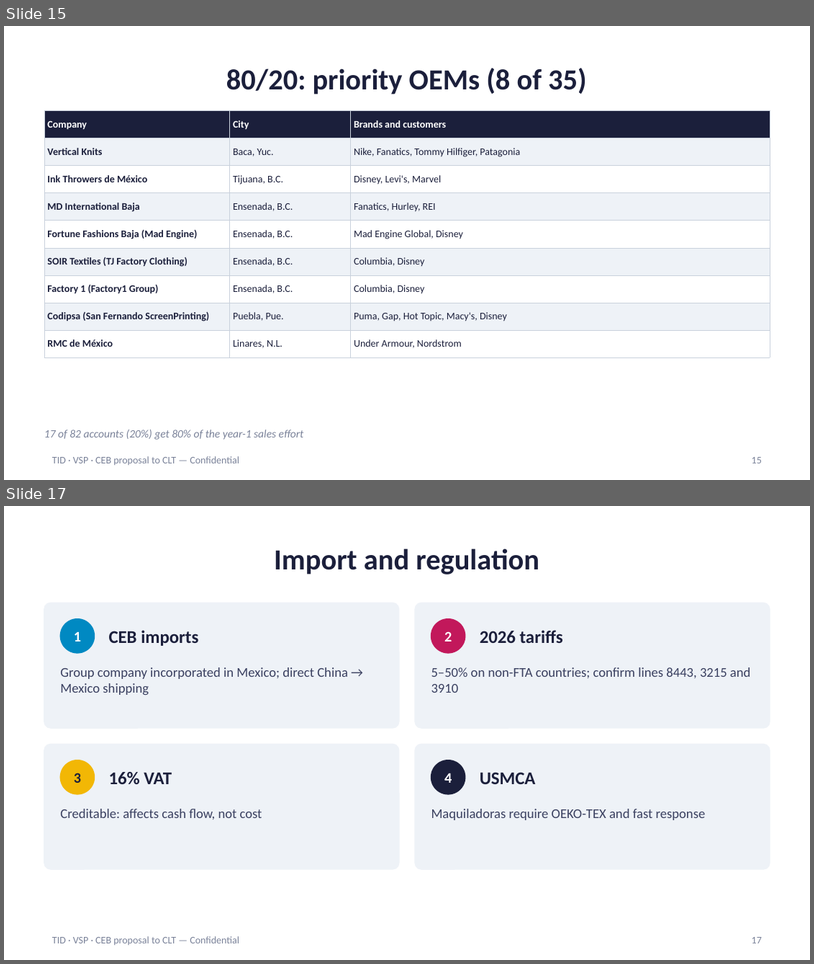
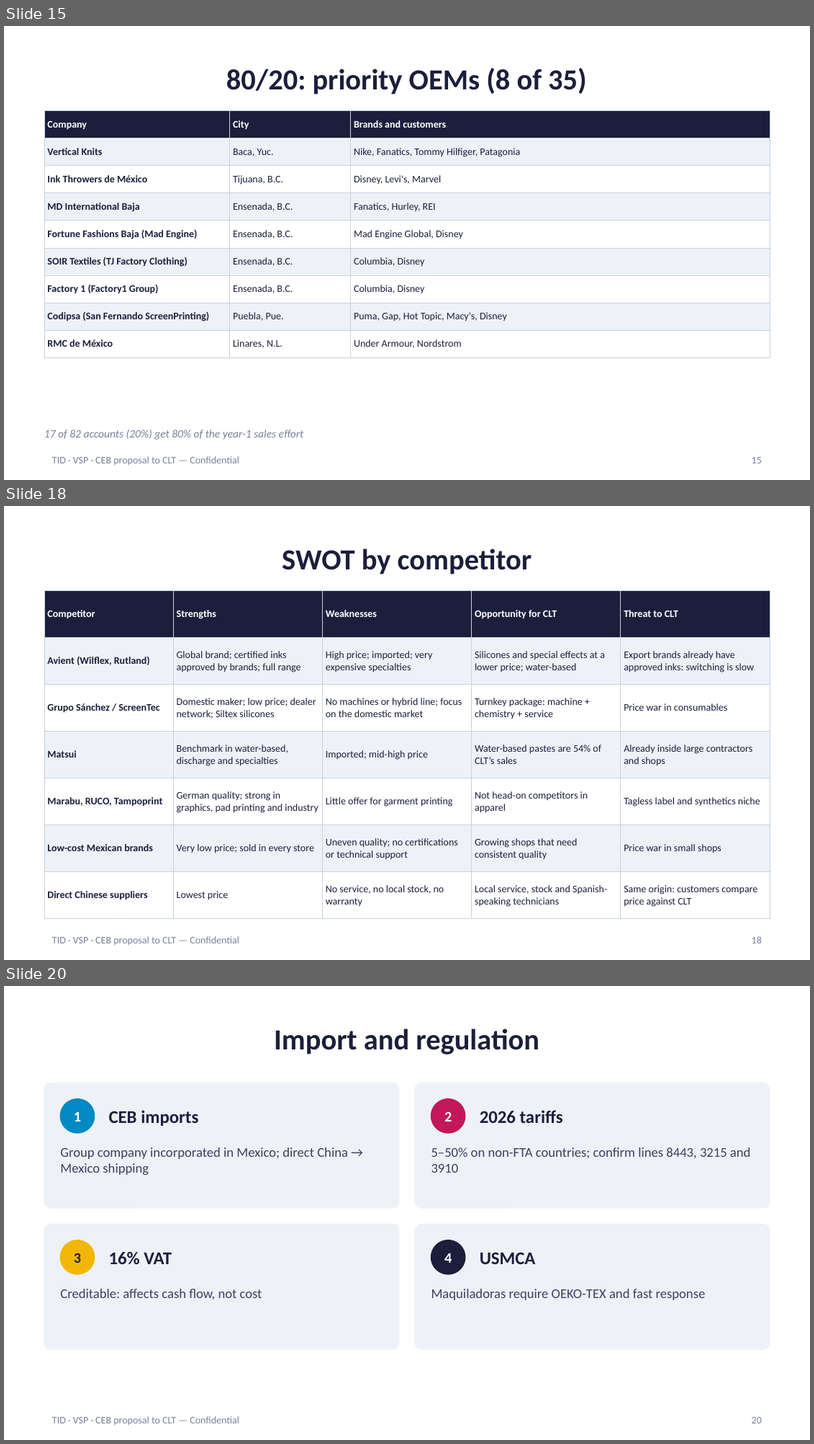
Before and after one commit to carlosmoreno793508/Cosas-Carlos, a slide deck: propuesta-clt/CLT_Proposal_Presentation_EN.pptx. Shown one above the other, each under a label of ours: slides 15 and 17 before the commit, slides 15, 18 and 20 after it; the slides between them are not shown. The pictures are 814x964 and 814x1444 pixels, drawn with LibreOffice and Linux fonts; fonts in the diff are those of the drawing. Boxes give left, top, right and bottom in pixels: in the first picture for what was removed or moved away, otherwise in the second. Text is boxed around its words. In the diff, an @@ line names an element or a change of style, - is before the commit and + after.

```diff
--- a/propuesta-clt/CLT_Proposal_Presentation_EN.pptx
+++ b/propuesta-clt/CLT_Proposal_Presentation_EN.pptx
@@ slide 18 added at box(4, 506, 810, 960), background #FFFFFF; not listed: 1 template element that a slide beside it also shows @@
@@ title added at box(282, 548, 532, 574), 26 pt, text #1B1F3B, bold @@
+SWOT by competitor
@@ table added at box(44, 591, 770, 909), 7 rows, 5 columns @@
+Competitor | Strengths | Weaknesses | Opportunity for CLT | Threat to CLT
+Avient (Wilflex, Rutland) | Global brand; certified inks approved by brands; full range | High price; imported; very expensive specialties | Silicones and special effects at a lower price; water-based | Export brands already have approved inks: switching is slow
+Grupo Sánchez / ScreenTec | Domestic maker; low price; dealer network; Siltex silicones | No machines or hybrid line; focus on the domestic market | Turnkey package: machine + chemistry + service | Price war in consumables
+Matsui | Benchmark in water-based, discharge and specialties | Imported; mid-high price | Water-based pastes are 54% of CLT’s sales | Already inside large contractors and shops
+Marabu, RUCO, Tampoprint | German quality; strong in graphics, pad printing and industry | Little offer for garment printing | Not head-on competitors in apparel | Tagless label and synthetics niche
+Low-cost Mexican brands | Very low price; sold in every store | Uneven quality; no certifications or technical support | Growing shops that need consistent quality | Price war in small shops
+Direct Chinese suppliers | Lowest price | No service, no local stock, no warranty | Local service, stock and Spanish-speaking technicians | Same origin: customers compare price against CLT
@@ page number added at box(752, 936, 762, 943), 9 pt, text #7A8299 @@
+18
@@ what was slide 17 is now slide 20 @@
@@ page number at box(752, 1417, 762, 1423): text changed @@
-17
+20
```
Also in this commit, not shown: 2 slides changed, 2 other slides added, 9 other files.
